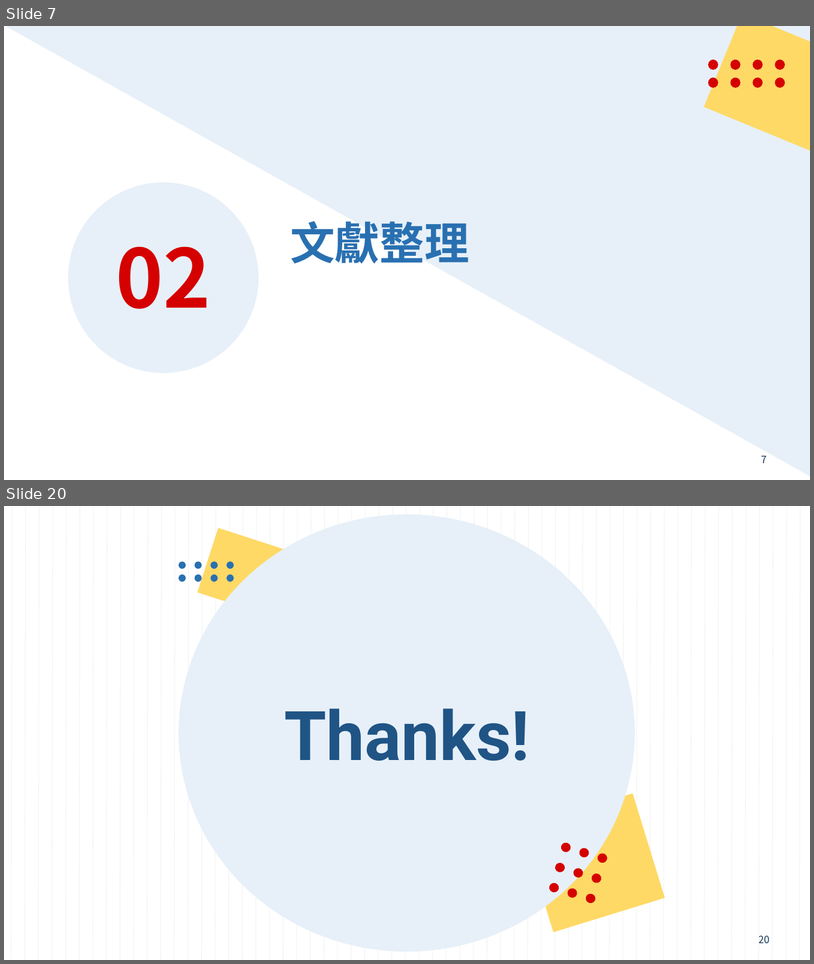
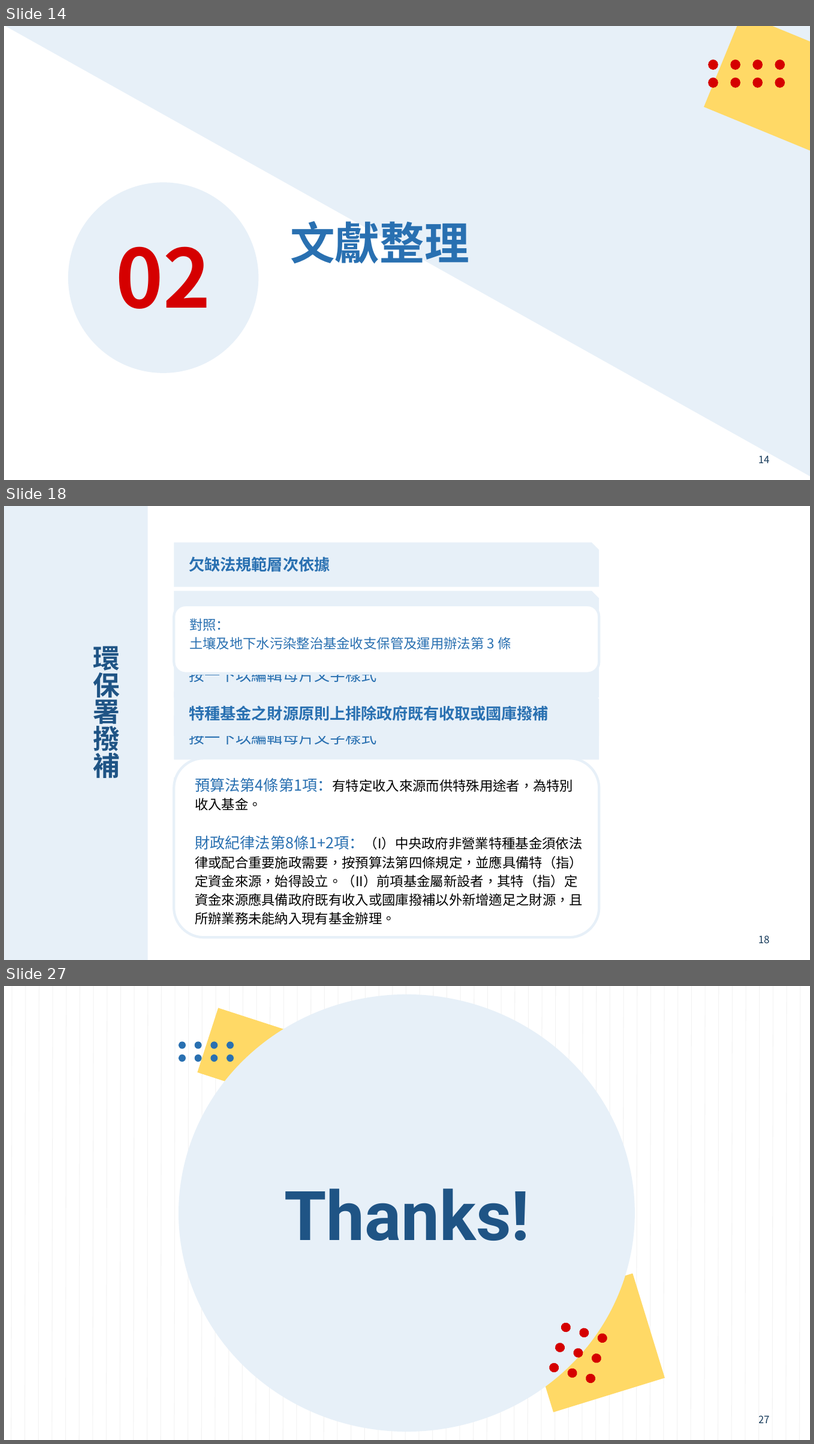
Before and after one commit to mt019/1121_Fiscal_Law, a slide deck: _material/_我的學期報告/_ppt/空氣污染防制基金.pptx. Shown one above the other, each under a label of ours: slides 7 and 20 before the commit, slides 14, 18 and 27 after it; the slides between them are not shown. The pictures are 814x964 and 814x1444 pixels, drawn with LibreOffice and Linux fonts; fonts in the diff are those of the drawing. Boxes give left, top, right and bottom in pixels: in the first picture for what was removed or moved away, otherwise in the second. Text is boxed around its words. In the diff, an @@ line names an element or a change of style, - is before the commit and + after.

```diff
--- a/_material/_我的學期報告/_ppt/空氣污染防制基金.pptx
+++ b/_material/_我的學期報告/_ppt/空氣污染防制基金.pptx
@@ slide 18 added at box(4, 506, 810, 960), background #FFFFFF; not listed: 1 template element that a slide beside it also shows @@
@@ rectangle added at box(4, 506, 148, 960), fill #E7F0F8 @@
@@ text added at box(174, 542, 599, 586), fill #E7F0F8, 18.6 pt, text #2970B1, bold @@
+欠缺法規範層次依據
@@ rounded rectangle added at box(174, 605, 599, 673), fill #FFFFFF, outline #E7F0F8 3 pt, 16 pt, text #2970B1 @@
+對照：
+土壤及地下水污染整治基金收支保管及運用辦法第 3 條
@@ title added at box(93, 646, 120, 783), 32 pt, text #1F5485, bold @@
+環保署撥補
@@ text added at box(189, 705, 549, 721), 18.6 pt, text #2970B1, bold @@
+特種基金之財源原則上排除政府既有收取或國庫撥補
@@ rounded rectangle added at box(174, 758, 599, 937), fill #FFFFFF, outline #E7F0F8 3 pt, 16 pt, text #000000 @@
+預算法第4條第1項：有特定收入來源而供特殊用途者，為特別收入基金。
+財政紀律法第8條1+2項：（I）中央政府非營業特種基金須依法律或配合重要施政需要，按預算法第四條規定，並應具備特（指）定資金來源，始得設立。（II）前項基金屬新設者，其特（指）定資金來源應具備政府既有收入或國庫撥補以外新增適足之財源，且所辦業務未能納入現有基金辦理。
@@ what was slide 7 is now slide 14 @@
@@ page number at box(759, 455, 770, 463): text changed @@
-7
+14
@@ what was slide 20 is now slide 27 @@
@@ page number at box(759, 1415, 770, 1423): text changed @@
-20
+27
```
Also in this commit, not shown: 4 slides changed, 15 other slides added, 9 slides removed, 11 other files.
